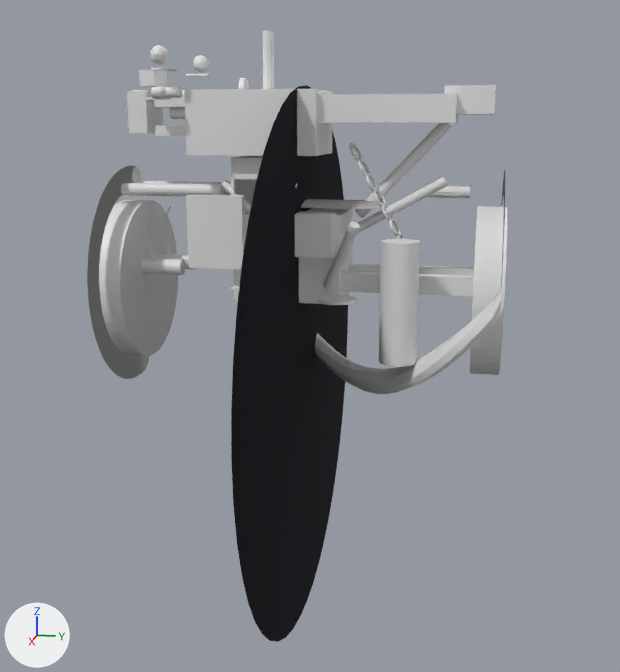
A saved change to the glTF model public/crf250l.glb.
Rendered twice from a 50 mm camera at (3.37, 0.69, 0.95) aimed at (0.0, 0.01, 0.11). The axes (+X, +Y, +Z) are drawn at lower left. The lights are the same throughout. The picture after the commit comes second. Vertices at exactly the same position are counted once.

The scene before the commit, as lines of its bpy script (objects in view):
```python
ob_crf_contact_shadow = bpy.data.objects.new('crf_contact_shadow', me_crf_contact_shadow)
ob_crf_contact_shadow.location = (0.0, 0.0, 0.0)
ob_crf_tank_seat = bpy.data.objects.new('crf_tank_seat', me_crf_tank_seat)
ob_crf_tank_seat.location = (0.0, 0.0, 0.0)
ob_crf_wheel_front = bpy.data.objects.new('crf_wheel_front', me_crf_wheel_front)
ob_crf_wheel_front.location = (0.0, 0.0, 0.0)
ob_crf_wheel_rear = bpy.data.objects.new('crf_wheel_rear', me_crf_wheel_rear)
ob_crf_wheel_rear.location = (0.0, 0.0, 0.0)
ob_panel_front_fender = bpy.data.objects.new('panel_front_fender', me_panel_front_fender)
ob_panel_front_fender.location = (0.0, 0.0, 0.0)
ob_panel_rear_fender_tail = bpy.data.objects.new('panel_rear_fender_tail', me_panel_rear_fender_tail)
ob_panel_rear_fender_tail.location = (0.0, 0.0, 0.0)
ob_panel_right_shroud = bpy.data.objects.new('panel_right_shroud', me_panel_right_shroud)
ob_panel_right_shroud.location = (0.0, 0.0, 0.0)
# also in view: 'crf_engine' at (0.0, -0.06, 0.56); 'crf_front_end' at (0.0, -0.58, 0.79); 'crf_swingarm' at (0.0, 0.3, 0.61); 'crf_radiator' at (0.0, -0.31, 0.58); 'crf_exhaust' at (0.05, 0.11, 0.39)
```
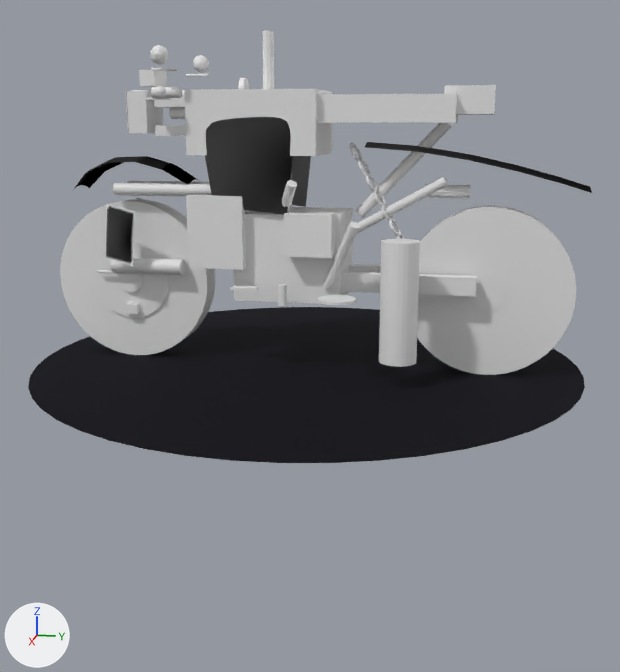
Pixel boxes (x1, y1, x2, y2) of what changed, in the pictures (620 x 672 px):
```json
{"object": "crf_contact_shadow", "change": "moved, turned", "before": [231, 85, 348, 642], "after": [28, 307, 585, 463]}
{"object": "crf_wheel_rear", "change": "moved, turned", "before": [470, 206, 507, 375], "after": [417, 205, 576, 375]}
{"object": "crf_wheel_front", "change": "moved, turned", "before": [99, 200, 178, 356], "after": [60, 199, 215, 355]}
{"object": "panel_right_shroud", "change": "reshaped", "before": [301, 199, 382, 209], "after": [205, 117, 293, 215]}
{"object": "panel_rear_fender_tail", "change": "reshaped", "before": [315, 170, 505, 394], "after": [365, 142, 592, 193]}
{"object": "panel_front_fender", "change": "reshaped", "before": [87, 166, 149, 379], "after": [75, 156, 201, 188], "on screen": "102% wider, 85% shorter"}
```

Edits to the scene script, one JSON object a line:
```json
{"block": "me_panel_front_fender", "where": "# used by ob_panel_front_fender; location = (0.0, 0.0, 0.0)"}
{"op": "remove", "block": "me_panel_front_fender", "code": "me_panel_front_fender.from_pydata(...)  # 224 vertices, 432 faces; spans x -0.118..0.444, y -0.74, z -0.1..0.79"}
{"op": "add", "block": "me_panel_front_fender", "code": "me_panel_front_fender.from_pydata(...)  # 672 vertices, 1222 faces; spans x -0.11..0.11, y -0.96..-0.46, z 0.69..0.828"}
{"block": "me_panel_front_fender", "change": "me_panel_front_fender part 1: 224 vertices removed from x -0.118..0.444, y -0.74, z -0.1..0.79; 672 vertices added at x -0.11..0.11, y -0.96..-0.46, z 0.69..0.828"}
{"block": "me_panel_rear_fender_tail", "where": "# used by ob_panel_rear_fender_tail; location = (0.0, 0.0, 0.0)"}
{"op": "remove", "block": "me_panel_rear_fender_tail", "code": "me_panel_rear_fender_tail.from_pydata(...)  # 288 vertices, 560 faces; spans x -0.352..0.444, y -0.095..0.76, z -0.1..0.79"}
{"op": "add", "block": "me_panel_rear_fender_tail", "code": "me_panel_rear_fender_tail.from_pydata(...)  # 672 vertices, 1222 faces; spans x -0.112..0.112, y 0.24..1.07, z 0.712..0.888"}
{"block": "me_panel_rear_fender_tail", "change": "me_panel_rear_fender_tail part 2: 288 vertices removed from x -0.352..0.444, y -0.095..0.76, z -0.1..0.79; 672 vertices added at x -0.112..0.112, y 0.24..1.07, z 0.712..0.888"}
{"block": "me_panel_right_shroud", "where": "# used by ob_panel_right_shroud; location = (0.0, 0.0, 0.0)"}
{"op": "remove", "block": "me_panel_right_shroud", "code": "me_panel_right_shroud.from_pydata(...)  # 140 vertices, 234 faces; spans x -0.12..0.12, y -0.45..0.3, z 0.645..0.665"}
{"op": "add", "block": "me_panel_right_shroud", "code": "me_panel_right_shroud.from_pydata(...)  # 256 vertices, 450 faces; spans x 0.176..0.21, y -0.38..0.0, z 0.62..1.0"}
{"block": "me_panel_right_shroud", "change": "me_panel_right_shroud part 3: 140 vertices removed from x -0.12..0.12, y -0.45..0.3, z 0.645..0.665; 256 vertices added at x 0.176..0.21, y -0.38..0.0, z 0.62..1.0"}
{"op": "set", "path": "ob_crf_wheel_front.location", "old": "(0.0, 0.0, 0.0)", "new": "(-0.732, -0.732, 0.0)"}
{"op": "set", "path": "ob_crf_wheel_front.rotation_euler", "old": "(0.0, 0.0, 0.0)", "new": "(0.0, 0.0, 1.571)", "note": "degrees (0, 0, 0) -> degrees (0, 0, 90)"}
{"op": "set", "path": "ob_crf_wheel_rear.location", "old": "(0.0, 0.0, 0.0)", "new": "(0.72, 0.72, 0.0)"}
{"op": "set", "path": "ob_crf_wheel_rear.rotation_euler", "old": "(0.0, 0.0, 0.0)", "new": "(0.0, 0.0, 1.571)", "note": "degrees (0, 0, 0) -> degrees (0, 0, 90)"}
{"op": "set", "path": "ob_crf_contact_shadow.location", "old": "(0.0, 0.0, 0.0)", "new": "(0.0, 0.001, -0.001)"}
{"op": "set", "path": "ob_crf_contact_shadow.rotation_euler", "old": "(0.0, 0.0, 0.0)", "new": "(-1.571, 0.0, 0.0)", "note": "degrees (0, 0, 0) -> degrees (-90, 0, 0)"}
```
